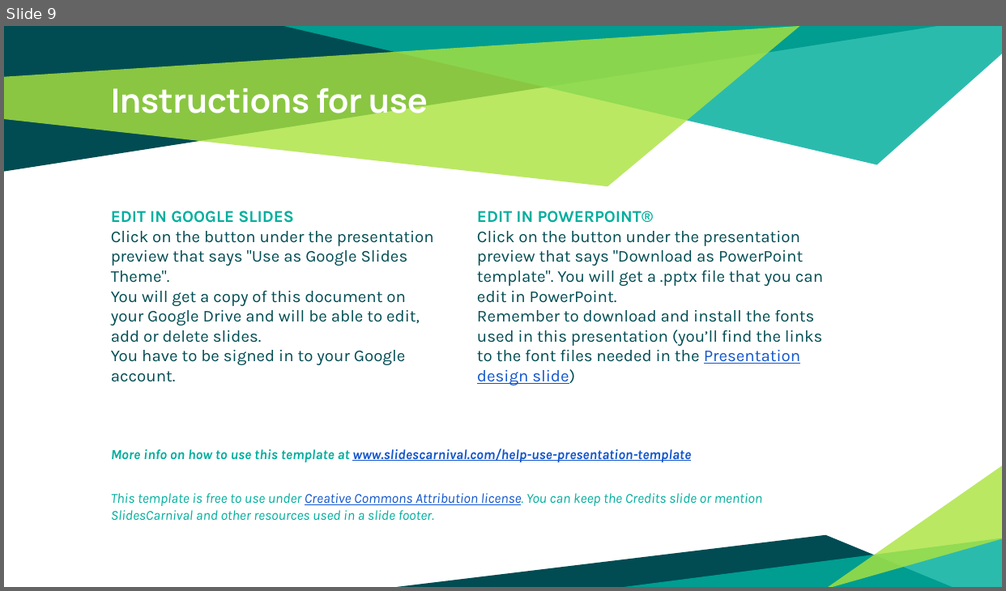
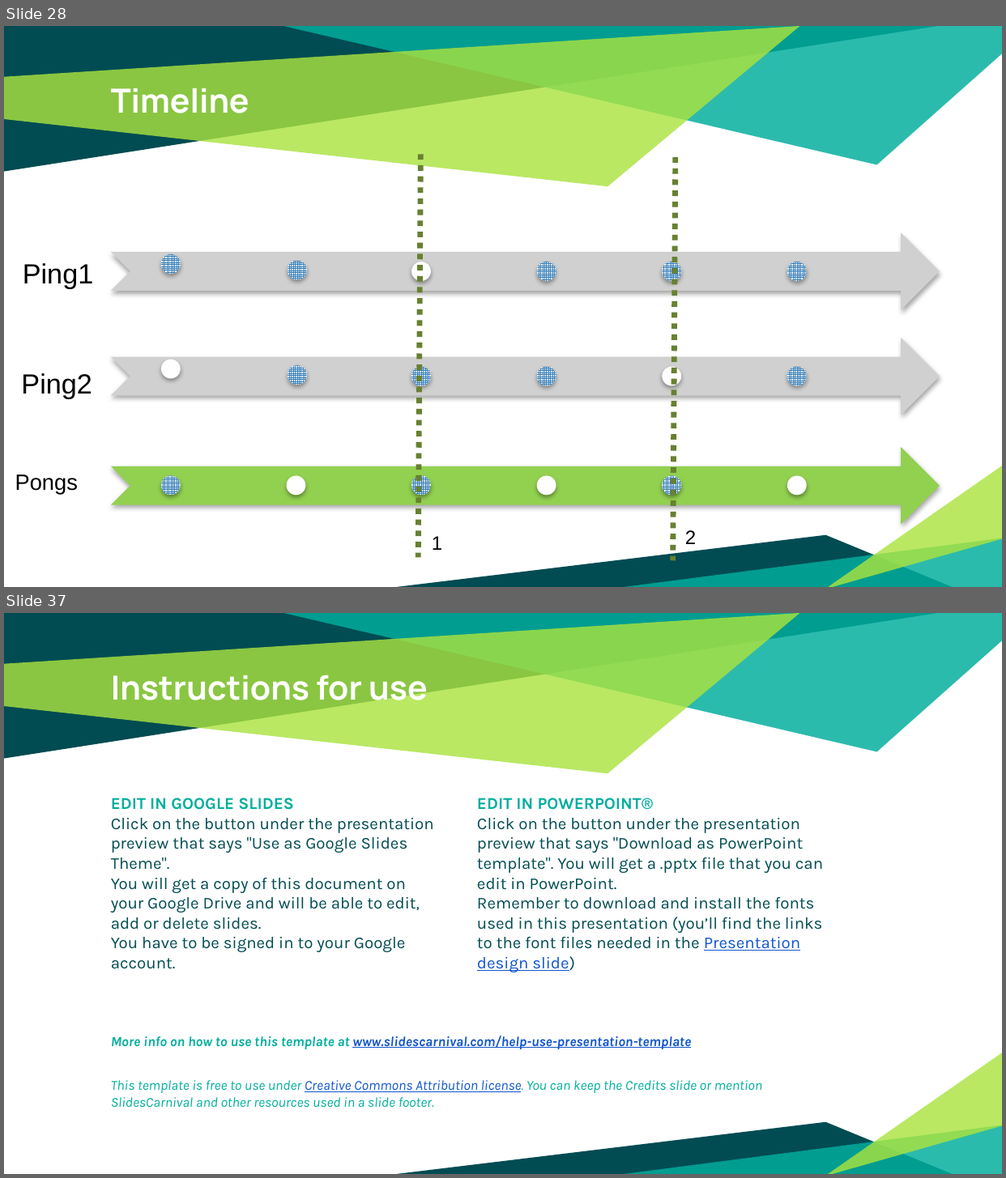
Before and after one commit to patrocinio/chaos-monkey-playing-ping-pong, a slide deck: Presentation/Bootcamp.pptx. Shown one above the other, each under a label of ours: slide 9 before the commit, slides 28 and 37 after it; the slides between them are not shown. The pictures are 1006x591 and 1006x1178 pixels, drawn with LibreOffice and Linux fonts; fonts in the diff are those of the drawing; grey boxes stand for pictures. Boxes give left, top, right and bottom in pixels: in the first picture for what was removed or moved away, otherwise in the second. Text is boxed around its words. In the diff, an @@ line names an element or a change of style, - is before the commit and + after.

```diff
--- a/Presentation/Bootcamp.pptx
+++ b/Presentation/Bootcamp.pptx
@@ slide 28 added at [4, 26, 1002, 587], background #FFFFFF; not listed: 6 template elements that a slide beside it also shows @@
@@ title added at [111, 88, 249, 113], 24 pt, text #FFFFFF, bold @@
+Timeline
@@ line added from (421, 155) to (418, 558), #688031 4 pt dashed @@
@@ line added from (675, 158) to (672, 561), #688031 4 pt dashed @@
@@ text added at [23, 263, 94, 289], 20 pt, text #000000 @@
+Ping1
@@ group added at [111, 233, 939, 310]: 6 ellipses, 1 picture @@
@@ text added at [21, 373, 92, 399], 20 pt, text #000000 @@
+Ping2
@@ group added at [111, 337, 939, 414]: 6 ellipses, 1 picture @@
@@ text added at [15, 475, 78, 495], 16 pt, text #000000 @@
+Pongs
@@ group added at [111, 447, 939, 524]: 6 ellipses, 1 notched right arrow @@
@@ text added at [685, 531, 696, 544], 14 pt, text #000000 @@
+2
@@ text added at [432, 536, 442, 550], 14 pt, text #000000 @@
+1
@@ what was slide 9 is now slide 37 @@
```
Also in this commit, not shown: 2 slides changed, 27 other slides added.
